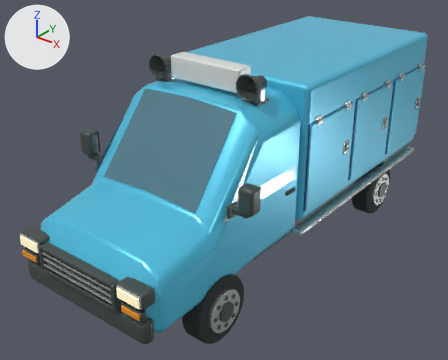
Renders of the Blender file source_blender/IceCreamVan.blend from each side of a commit.
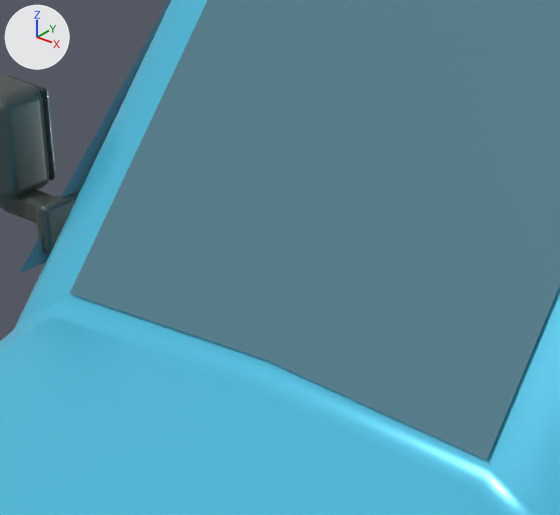
There are two pictures of each version: one whole from a camera (50 mm lens) standing at (4.51, -6.28, 4.68) and looking at (-0.21, -0.38, 1.02), one close up on the part from 20% to 47% of the width and 31% to 62% of the height. Lighting does not change. The marker at upper left points along +X, +Y and +Z. The older version's two pictures come first.

In view in the first close-up: 'Cab door window', 'Door mirror housing', 'Mirror arm', 'Mirror mounting plate', 'Pressed steel bonnet and cab', 'Swept windscreen', 'Swept windscreen.001' and 3 more.
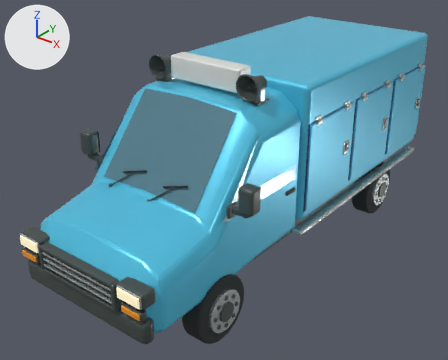
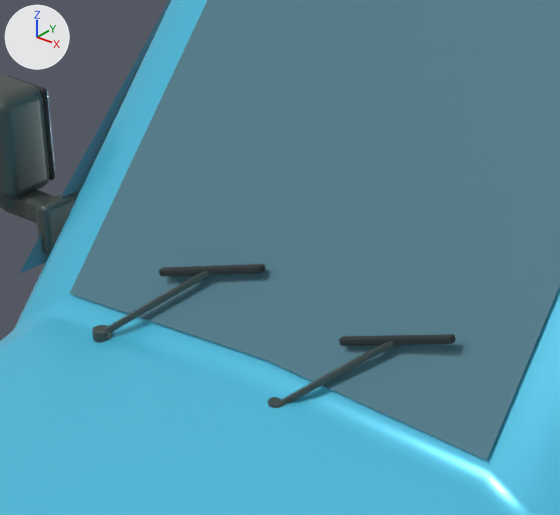
The change, as a diff of the scene's bpy script:
```diff
--- a/source_blender/IceCreamVan.blend.py
+++ b/source_blender/IceCreamVan.blend.py
@@ me_cube_004_1 @@
+me_cube_004_1.from_pydata(...)  # 96 vertices, 98 faces; spans x -0.162..0.162, y -0.01..0.01, z -0.009..0.009
+me_cube_004_1.materials.append(mat_tire_rubber)  # dark grey #2c3234
@@ me_cube_003_1 @@
+me_cube_003_1.from_pydata(...)  # 96 vertices, 98 faces; spans x -0.178..0.178, y -0.008..0.008, z -0.008..0.008
+me_cube_003_1.materials.append(mat_graphite_trim)  # dark grey #4d5755
@@ me_cylinder_001_1 @@
+me_cylinder_001_1.from_pydata(...)  # 120 vertices, 102 faces; spans x -0.024..0.024, y -0.024..0.024, z -0.014..0.014
+me_cylinder_001_1.materials.append(mat_graphite_trim)  # dark grey #4d5755
@@ me_cube_002_1 @@
+me_cube_002_1.from_pydata(...)  # 96 vertices, 98 faces; spans x -0.162..0.162, y -0.01..0.01, z -0.009..0.009
+me_cube_002_1.materials.append(mat_tire_rubber)  # dark grey #2c3234
@@ me_cube_001_1 @@
+me_cube_001_1.from_pydata(...)  # 96 vertices, 98 faces; spans x -0.178..0.178, y -0.008..0.008, z -0.008..0.008
+me_cube_001_1.materials.append(mat_graphite_trim)  # dark grey #4d5755
@@ me_cylinder_1 @@
+me_cylinder_1.from_pydata(...)  # 120 vertices, 102 faces; spans x -0.024..0.024, y -0.024..0.024, z -0.014..0.014
+me_cylinder_1.materials.append(mat_graphite_trim)  # dark grey #4d5755
@@ ob_wiper_blade_001 @@
+ob_wiper_blade_001 = bpy.data.objects.new('Wiper blade.001', me_cube_004_1)
+ob_wiper_blade_001.parent = ob_sjöstadsglass
+ob_wiper_blade_001.location = (0.357, -1.931, 1.698)
+ob_wiper_blade_001.rotation_euler = (0.0, -0.249, 0.176)  # degrees (0, -14, 10)
@@ ob_wiper_arm_001 @@
+ob_wiper_arm_001 = bpy.data.objects.new('Wiper arm.001', me_cube_003_1)
+ob_wiper_arm_001.parent = ob_sjöstadsglass
+ob_wiper_arm_001.location = (0.229, -2.005, 1.599)
+ob_wiper_arm_001.rotation_euler = (0.0, -0.586, 0.524)  # degrees (0, -34, 30)
@@ ob_wiper_spindle_cap_001 @@
+ob_wiper_spindle_cap_001 = bpy.data.objects.new('Wiper spindle cap.001', me_cylinder_001_1)
+ob_wiper_spindle_cap_001.parent = ob_sjöstadsglass
+ob_wiper_spindle_cap_001.location = (0.1, -2.079, 1.501)
@@ ob_wiper_blade @@
+ob_wiper_blade = bpy.data.objects.new('Wiper blade', me_cube_002_1)
+ob_wiper_blade.parent = ob_sjöstadsglass
+ob_wiper_blade.location = (-0.263, -1.931, 1.698)
+ob_wiper_blade.rotation_euler = (0.0, -0.249, 0.176)  # degrees (0, -14, 10)
@@ ob_wiper_arm @@
+ob_wiper_arm = bpy.data.objects.new('Wiper arm', me_cube_001_1)
+ob_wiper_arm.parent = ob_sjöstadsglass
+ob_wiper_arm.location = (-0.392, -2.005, 1.599)
+ob_wiper_arm.rotation_euler = (0.0, -0.586, 0.524)  # degrees (0, -34, 30)
@@ ob_wiper_spindle_cap @@
+ob_wiper_spindle_cap = bpy.data.objects.new('Wiper spindle cap', me_cylinder_1)
+ob_wiper_spindle_cap.parent = ob_sjöstadsglass
+ob_wiper_spindle_cap.location = (-0.52, -2.079, 1.501)
```

What differs and where, as boxes [x1, y1, x2, y2] in the close-ups (560 x 515 px):
'Wiper blade.001', added
    after: [339, 334, 456, 346]
'Wiper arm.001', added
    after: [280, 341, 395, 404]
'Wiper blade', added
    after: [159, 264, 266, 276]
'Wiper arm', added
    after: [104, 271, 210, 333]
'Wiper spindle cap', added
    after: [92, 325, 112, 343]
'Wiper spindle cap.001', added
    after: [268, 397, 286, 408]
